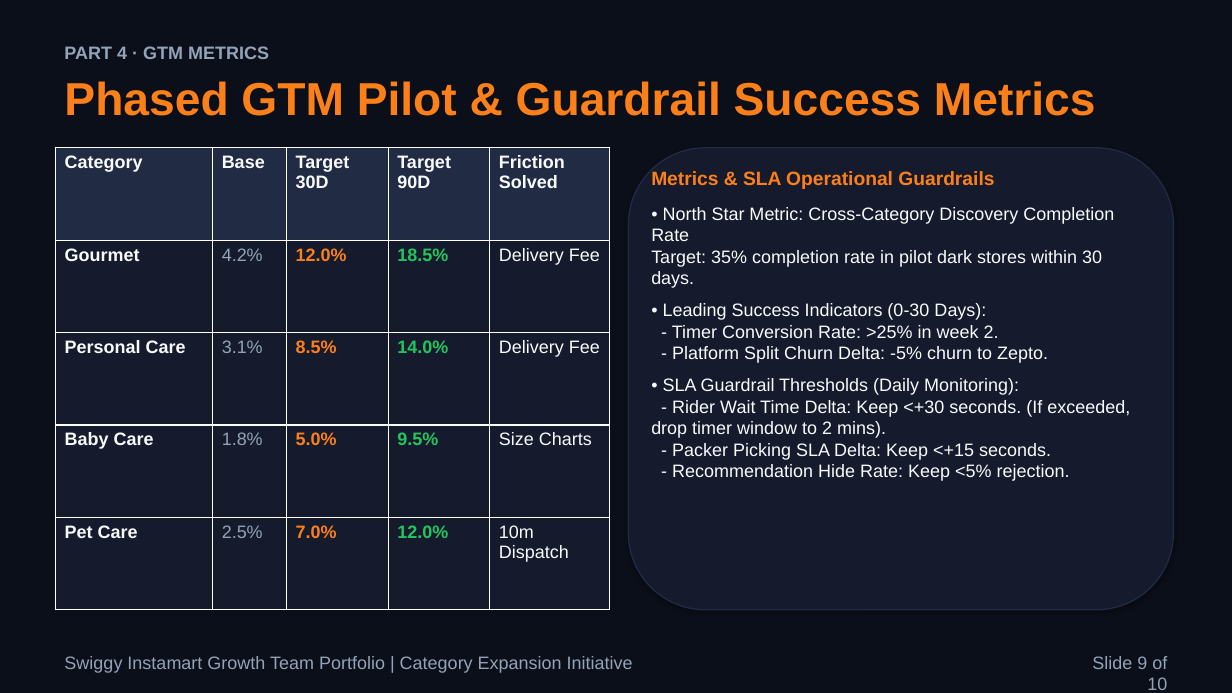
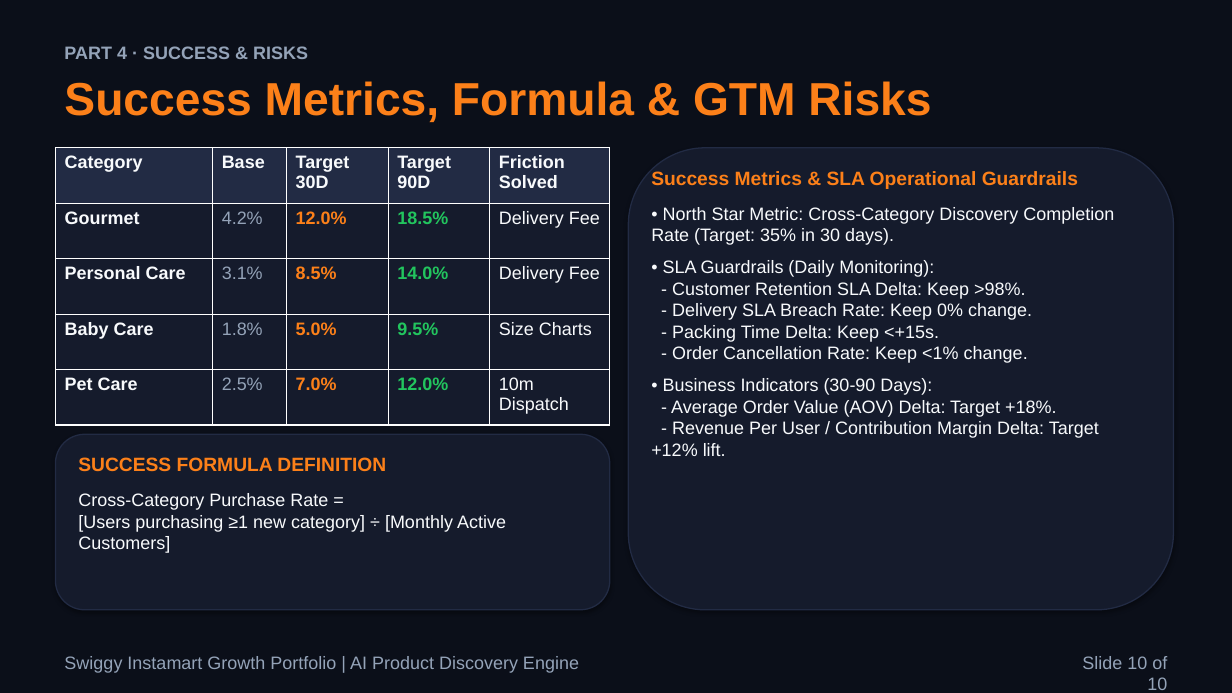
Before and after one commit to aashritamalviya1999/swiggy-instamart-discovery, a slide deck: slide 10 of NL Swiggy Instamart.pptx (slide 9 before the commit). Drawn at 1232x693 pixels with LibreOffice and Linux fonts; fonts in the diff are those of the drawing. Boxes give left, top, right and bottom in pixels: in the first picture for what was removed or moved away, otherwise in the second. Text is boxed around its words. In the diff, an @@ line names an element or a change of style, - is before the commit and + after.

```diff
--- a/NL Swiggy Instamart.pptx
+++ b/NL Swiggy Instamart.pptx
@@ text at box(64, 46, 308, 59): text changed @@
-PART 4 · GTM METRICS
+PART 4 · SUCCESS & RISKS
@@ text at box(64, 81, 931, 122): text changed @@
-Phased GTM Pilot & Guardrail Success Metrics
+Success Metrics, Formula & GTM Risks
@@ table: place and size @@
-table at box(55, 148, 610, 610)
+table at box(55, 148, 610, 425)
@@ text at box(651, 171, 1114, 456): text changed @@
-Metrics & SLA Operational Guardrails
-• North Star Metric: Cross-Category Discovery Completion Rate
-Target: 35% completion rate in pilot dark stores within 30 days.
-• Leading Success Indicators (0-30 Days):
-- Timer Conversion Rate: >25% in week 2.
-- Platform Split Churn Delta: -5% churn to Zepto.
-• SLA Guardrail Thresholds (Daily Monitoring):
-- Rider Wait Time Delta: Keep <+30 seconds. (If exceeded, drop timer window to 2 mins).
-- Packer Picking SLA Delta: Keep <+15 seconds.
-- Recommendation Hide Rate: Keep <5% rejection.
+Success Metrics & SLA Operational Guardrails
+• North Star Metric: Cross-Category Discovery Completion Rate (Target: 35% in 30 days).
+• SLA Guardrails (Daily Monitoring):
+- Customer Retention SLA Delta: Keep >98%.
+- Delivery SLA Breach Rate: Keep 0% change.
+- Packing Time Delta: Keep <+15s.
+- Order Cancellation Rate: Keep <1% change.
+• Business Indicators (30-90 Days):
+- Average Order Value (AOV) Delta: Target +18%.
+- Revenue Per User / Contribution Margin Delta: Target +12% lift.
@@ rounded rectangle added at box(55, 434, 610, 610), fill #151B2C, outline #222B44 1 pt @@
@@ text added at box(78, 457, 506, 553), 14 pt, text #F8FAFC @@
+SUCCESS FORMULA DEFINITION
+Cross-Category Purchase Rate =
+[Users purchasing ≥1 new category] ÷ [Monthly Active Customers]
@@ text at box(64, 656, 579, 673): text changed @@
-Swiggy Instamart Growth Team Portfolio | Category Expansion Initiative
+Swiggy Instamart Growth Portfolio | AI Product Discovery Engine
@@ text at box(1082, 656, 1167, 690): text changed @@
-Slide 9 of 10
+Slide 10 of 10
```
Also in this commit, not shown: 8 other slides changed, 1 slide added, 1 slide removed, 3 other files.
